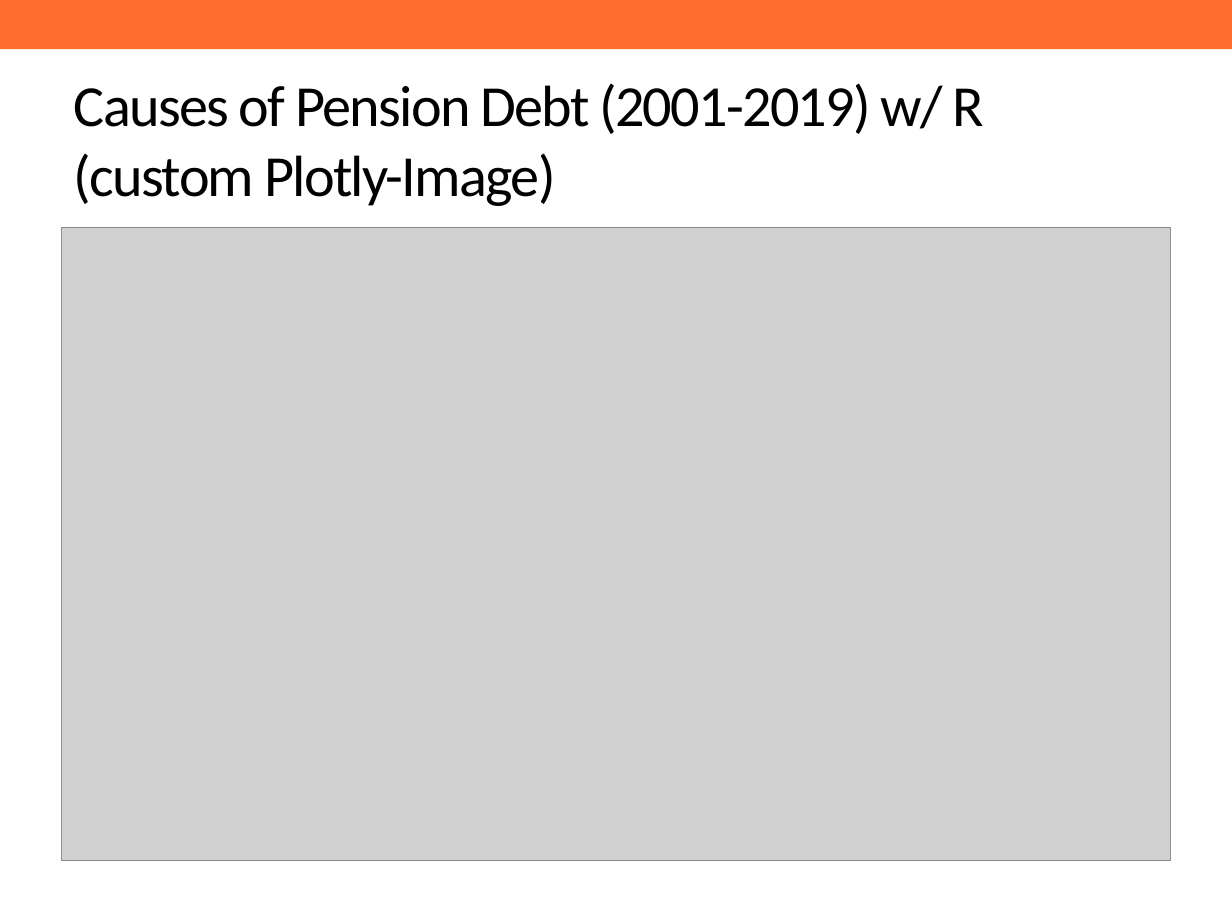
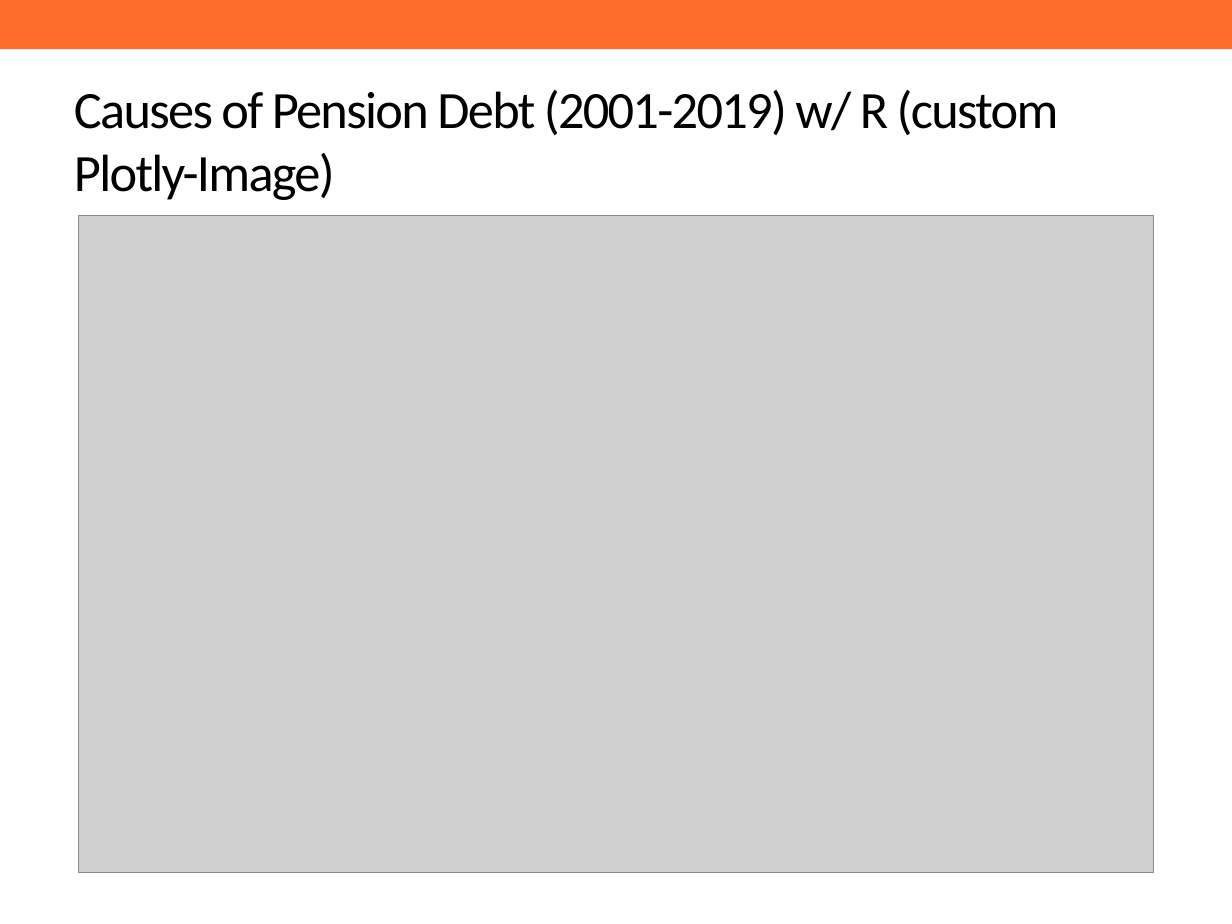
Before and after one commit to ReasonFoundation/GraphicsR, a slide deck: slide 4 of DeckUpdate/SamplePPT.pptx. Drawn at 1232x924 pixels with LibreOffice and Linux fonts; fonts in the diff are those of the drawing; grey boxes stand for pictures; background and template pictures are left out. Boxes give left, top, right and bottom in pixels: in the first picture for what was removed or moved away, otherwise in the second. Text is boxed around its words. In the diff, an @@ line names an element or a change of style, - is before the commit and + after.

```diff
--- a/DeckUpdate/SamplePPT.pptx
+++ b/DeckUpdate/SamplePPT.pptx
@@ title "Causes of Pension Debt (2001-2019) ..." at (x1=74, y1=90, x2=1059, y2=200): size 34 to 30.6 pt @@
@@ picture resized from (x1=62, y1=228, x2=1170, y2=861) to (x1=79, y1=216, x2=1153, y2=872) @@
```
Also in this commit, not shown: 7 other slides changed, 1 slide added.
